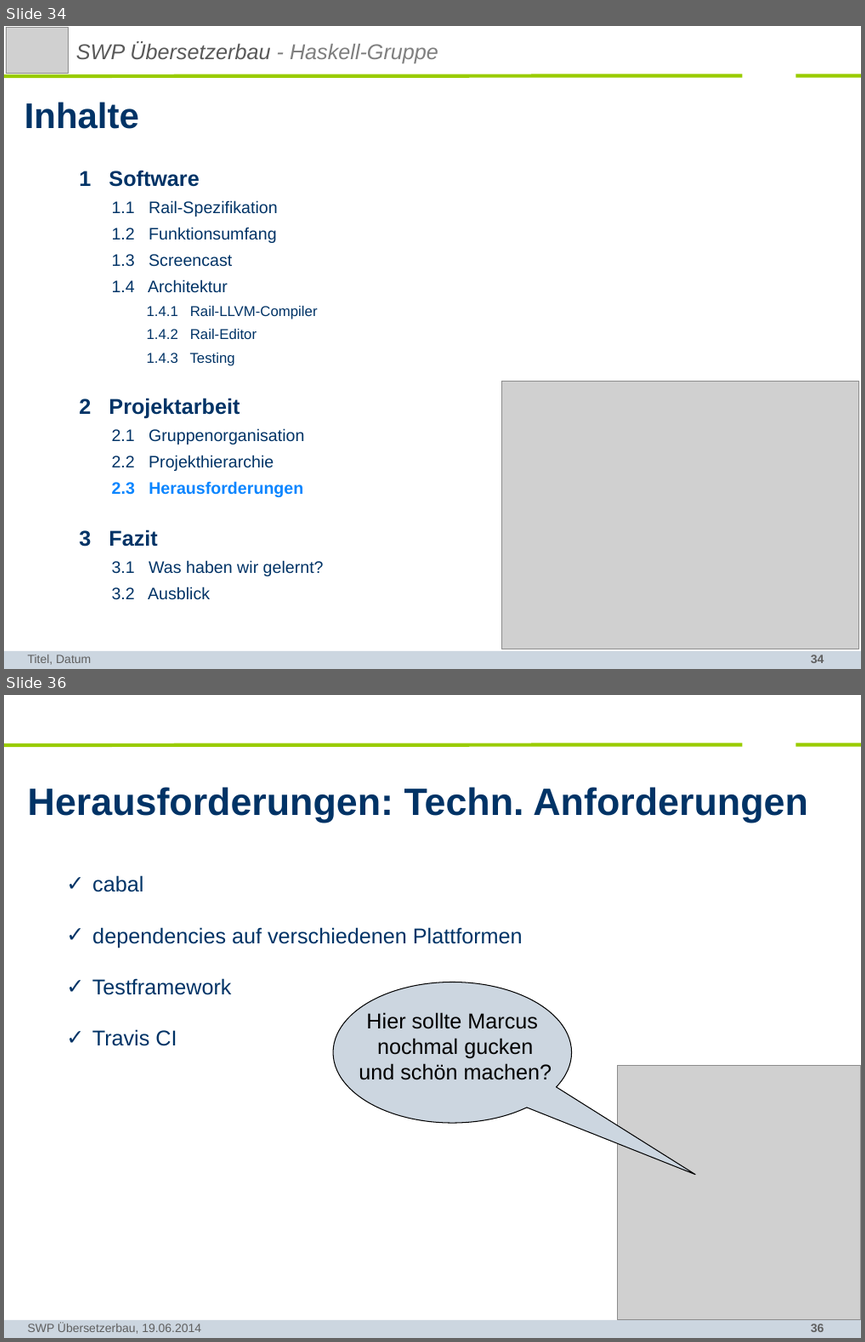
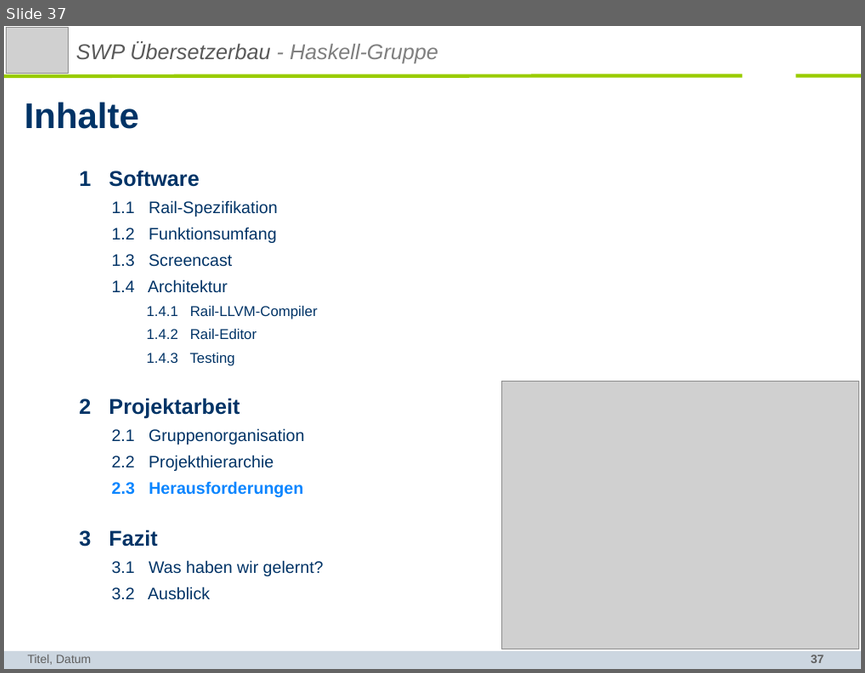
Before and after one commit to SWP-Ubau-SoSe2014-Haskell/SWPSoSe14, a slide deck: documentation/SWPSoSe14MS3.ppt. Shown one above the other, each under a label of ours: slides 34 and 36 before the commit, slide 37 after it; the slides between them are not shown. The pictures are 865x1342 and 865x673 pixels, drawn with LibreOffice and Linux fonts; fonts in the diff are those of the drawing; grey boxes stand for pictures; background and template pictures are left out. Boxes give left, top, right and bottom in pixels: in the first picture for what was removed or moved away, otherwise in the second. Text is boxed around its words. In the diff, an @@ line names an element or a change of style, - is before the commit and + after.

```diff
--- a/documentation/SWPSoSe14MS3.ppt
+++ b/documentation/SWPSoSe14MS3.ppt
@@ slide 36 removed at (4,695,861,1338), background #FFFFFF; not listed: 4 template elements that a slide beside it also shows @@
@@ title removed at (28,787,807,823) @@
-Herausforderungen: Techn. Anforderungen
@@ text removed at (92,875,522,1046) @@
-✓ cabal
-✓ dependencies auf verschiedenen Plattformen
-✓ Testframework
-✓ Travis CI
@@ speech bubble removed at (333,982,571,1123) @@
-Hier sollte Marcus
-nochmal gucken
-und schön machen?
@@ picture removed at (618,1065,861,1320) @@
@@ text removed at (28,1322,201,1333) @@
-SWP Übersetzerbau, 19.06.2014
@@ what was slide 34 is now slide 37 @@
@@ page number at (811,654,824,663): text changed @@
-34
+37
```
Also in this commit, not shown: 7 slides changed, 6 slides added, 3 other slides removed.
